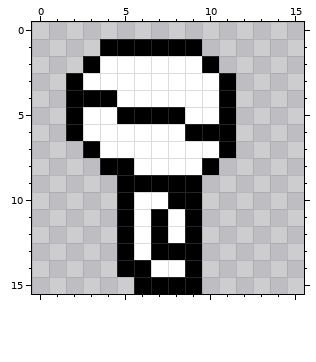
Pixel-art sprite: Rogue/res/player/Right1.png. The first picture shows the starting point.
The file is 16x16 pixels.
Once edited:
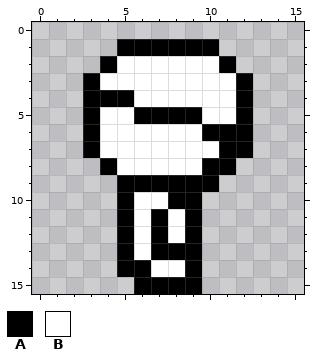
Palette (. is transparent): A #000000  B #ffffff
Change:
@@ x 0..15 @@
  0 ................
- 1 ....AAAAAA......
- 2 ...ABBBBBBA.....
- 3 ..ABBBBBBBBA....
- 4 ..AAABBBBBBA....
- 5 ..ABBAAAABBA....
- 6 ..ABBBBBBAAA....
- 7 ...ABBBBBBBA....
- 8 ....AABBBBA.....
- 9 .....AAAAA......
+ 1 .....AAAAAA.....
+ 2 ....ABBBBBBA....
+ 3 ...ABBBBBBBBA...
+ 4 ...AAABBBBBBA...
+ 5 ...ABBAAAABBA...
+ 6 ...ABBBBBBAAA...
+ 7 ...ABBBBBBBAA...
+ 8 ....ABBBBBAA....
+ 9 .....AAAAAA.....
 10 .....ABBAA......
Where, in picture pixels (left, top, right, bottom), the same in both pictures:
changed: (66, 39, 134, 175)
changed: (185, 39, 253, 192)
